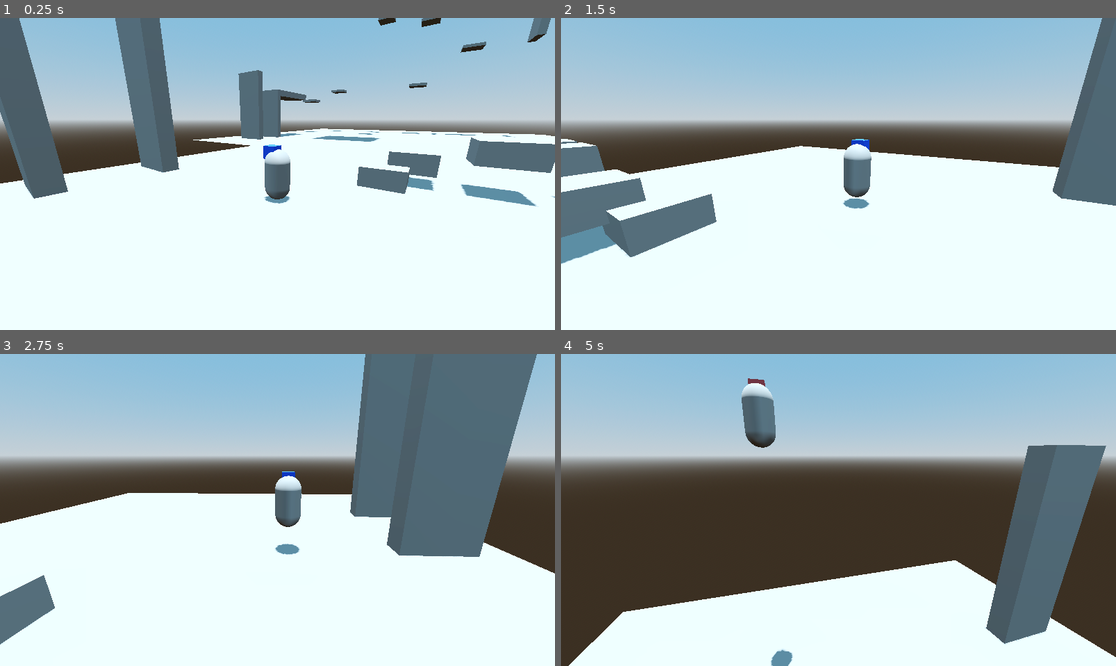
Above: before the commit, frames 1-4 (two rows, left to right).
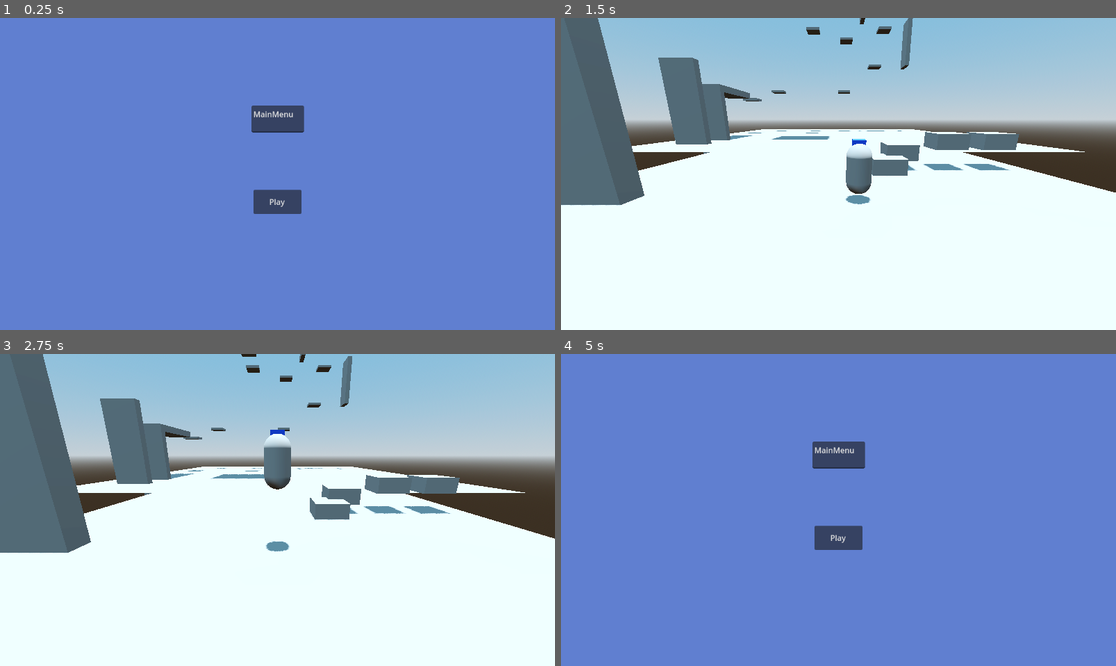
Above: after the commit, the same moments.

Repository: Bro-dep/3dTestGodot
Game: Godot game, scene res://Scenes/MainMenu.tscn
Two runs of this game, one before a commit and one after it. Both use one fixed random seed, a clock stepped at 60 frames per second and the inputs below. Before the commit the project starts from res://Scenes/MainScene.tscn.
Inputs (mouse positions are in pixels of both pictures, inside the frame that each line leads up to):
- Up to frame 1 (0.25 s): no input
- Up to frame 2 (1.5 s): click (838, 202) at 0.5 s, where only the run after the commit has a clickable "Play"; move the mouse to (960, 158) at 1.27 s; hold D (Right) from 1.28 s (still down); hold Space (Jump) from 1.28 s (still down); tap Ctrl (Slam) at 1.35 s
- Up to frame 3 (2.75 s): move the mouse to (166, 525) at 2.02 s; release D (Right) at 2.03 s; release Space (Jump) at 2.03 s; hold Down (ui_down) from 2.03 s (still down); tap Space (Jump) at 2.1, 2.27, 2.57 s; tap Ctrl (Slam) at 2.3 s
- Up to frame 4 (5 s): move the mouse to (894, 441) at 2.77 s; release Down (ui_down) at 2.78 s; hold D (Right) 2.78-3.53 s; hold Space (Jump) 2.78-3.53 s; click (894, 441) at 2.85 s; move the mouse to (810, 572) at 3.52 s; hold W (Forward) 3.53-4.28 s; right-click (810, 572) at 3.6 s; tap Space (Jump) at 3.77, 4.07 s; tap Ctrl (Slam) at 3.8 s; move the mouse to (1005, 556) at 4.27 s; hold A (Left) from 4.28 s (still down); hold Space (Jump) from 4.28 s (still down); tap Shift (Dash) at 4.35 s; tap Escape (Esc, bound only after the commit) at 4.9 s

The runs differ from the first frame. In frame 1, 100% of the frame differs, in the area x 0-100%, y 0-100%; in frame 2, 22%; in frame 3, 34%; in frame 4, 100%.

Commit message:
made main menu and blender char
made main menu, scene manager, and main character char

Diff:
--- a/Godot/Player.gd
+++ b/Godot/Player.gd
@@ -2,7 +2,7 @@
 
 
 const SPEED = 5.0
-const JUMP_VELOCITY = 6
+const JUMP_VELOCITY = 6.0
 
 @onready var dashMesh = $"Dash_Ind"
 @onready var usedDashMesh = $"Dash_IndUsed"
@@ -15,6 +15,9 @@
 
 # Get the gravity from the project settings to be synced with RigidBody nodes.
 var gravity = ProjectSettings.get_setting("physics/3d/default_gravity")
+
+var paused = false
+
 
 
 var dashCooldown = true
@@ -116,7 +119,7 @@
 	#Slam
 	if Input.is_action_just_pressed("Slam") and !is_on_floor():
 			slamJump = true
-			print("Slam Jump is = ",slamJump)
+			#print("Slam Jump is = ",slamJump)
 			velocity.y = move_toward(velocity.y,-30,30)
 
 
@@ -124,7 +127,7 @@
 	# Handle jump.
 	#Slam jump
 	if Input.is_action_just_pressed("Jump") and slamJump and is_on_floor():
-		print("SlamJumped!")
+		#print("SlamJumped!")
 		velocity.y += lerp(velocity.y,5.0,3)
 		jumpTimer.start()
 		slamJump = false
@@ -135,12 +138,13 @@
 		velocity.y = JUMP_VELOCITY/2
 		jumpTimer.start()
 	#hold jump
-	if Input.is_action_pressed("Jump") and canHoldJump and slamTimer.is_stopped():
-
+	elif Input.is_action_pressed("Jump") and canHoldJump and slamTimer.is_stopped() and !jumpTimer.is_stopped():
+		print("HoldJump")
 		velocity.y += lerp(velocity.y,.25,.99)
 	#Wall Jump
 	if Input.is_action_pressed("Jump") and !UsedonWall and is_on_wall():
 		#inital velocity
+		print("WallJump")
 		canMove = false
 		moveLockTimer.start()
 		velocity.y = JUMP_VELOCITY
@@ -152,10 +156,15 @@
 	#wall jump hold
 	if Input.is_action_pressed("Jump") and canWallJump:
 		#lerp based on hold
-		velocity.x += lerp(velocity.x,checkRayCast().x * 5,1)
-		velocity.z += lerp(velocity.z,checkRayCast().z * 5,1)
+		print("WallJumpHold")
+		if wallJumpTimer.wait_time == 0:
+			wallJumpTimer.start()
+		if wallJumpTimer.wait_time > 0:
+			velocity.x += lerp(velocity.x,checkRayCast().x * 5,1)
+			velocity.z += lerp(velocity.z,checkRayCast().z * 5,1)
 	#Double Jump
-	if Input.is_action_just_pressed("Jump") and doubleJump and slamTimer.is_stopped():
+	if Input.is_action_just_pressed("Jump") and doubleJump and slamTimer.is_stopped() and !canWallJump:
+		print("doubleJump")
 		velocity.y = JUMP_VELOCITY
 		doubleJump = false
 	if is_on_floor():
@@ -166,23 +175,27 @@
 
 	move_and_slide()
 
+
+
 #Camera Collisions
 func _on_area_3d_1_body_entered(body):
-	var camRot = Vector3(0,90,0)
-	playerSelf.set_rotation_degrees(camRot)
-
-func _on_area_3d_2_body_entered(body):
+	if body == self:
+		var camRot = Vector3(0,90,0)
+		print_debug("debug")
+		playerSelf.set_rotation_degrees(camRot)
+
+func _on_area_3d_2_body_entered(_body):
 	var camRot = Vector3(0,0,0)
 	playerSelf.set_rotation_degrees(camRot)
 
-func _on_area_3d_body_entered(body):
+func _on_area_3d_body_entered(_body):
 	var camRot = Vector3(0,270,0)
 	playerSelf.set_rotation_degrees(camRot)
 
-func _on_area_3d_3_body_entered(body):
+func _on_area_3d_3_body_entered(_body):
 	var camRot = Vector3(0,0,0)
 	playerSelf.set_rotation_degrees(camRot)
 
-func _on_area_3d_4_body_entered(body):
+func _on_area_3d_4_body_entered(_body):
 	var camRot = Vector3(0,180,0)
 	playerSelf.set_rotation_degrees(camRot)
--- /dev/null
+++ b/Godot/Scenes/MainMenu.tscn
@@ -0,0 +1,53 @@
+[gd_scene load_steps=2 format=3 uid="uid://dg7gqicdbwdkl"]
+
+[ext_resource type="Script" path="res://Scenes/pause_menu.gd" id="1_ls8or"]
+
+[node name="MainMenu" type="Control"]
+layout_mode = 3
+anchors_preset = 15
+anchor_right = 1.0
+anchor_bottom = 1.0
+grow_horizontal = 2
+grow_vertical = 2
+script = ExtResource("1_ls8or")
+
+[node name="ColorRect" type="ColorRect" parent="."]
+layout_mode = 1
+anchors_preset = 15
+anchor_right = 1.0
+anchor_bottom = 1.0
+grow_horizontal = 2
+grow_vertical = 2
+color = Color(0.376471, 0.498039, 0.815686, 1)
+
+[node name="TextEdit" type="TextEdit" parent="."]
+layout_mode = 1
+anchors_preset = 8
+anchor_left = 0.5
+anchor_top = 0.5
+anchor_right = 0.5
+anchor_bottom = 0.5
+offset_left = -54.5
+offset_top = -142.0
+offset_right = 54.5
+offset_bottom = -86.0
+grow_horizontal = 2
+grow_vertical = 2
+text = "MainMenu"
+
+[node name="Button" type="Button" parent="."]
+layout_mode = 1
+anchors_preset = 8
+anchor_left = 0.5
+anchor_top = 0.5
+anchor_right = 0.5
+anchor_bottom = 0.5
+offset_left = -50.0
+offset_top = 33.0
+offset_right = 50.0
+offset_bottom = 83.0
+grow_horizontal = 2
+grow_vertical = 2
+text = "Play"
+
+[connection signal="pressed" from="Button" to="." method="_on_button_pressed"]
--- a/Godot/Scenes/MainScene.tscn
+++ b/Godot/Scenes/MainScene.tscn
@@ -1,6 +1,7 @@
-[gd_scene load_steps=28 format=3 uid="uid://bw8pptkw0tfbh"]
+[gd_scene load_steps=29 format=3 uid="uid://bw8pptkw0tfbh"]
 
 [ext_resource type="PackedScene" uid="uid://clt2howwt3sbi" path="res://Scenes/player_char.tscn" id="1_kydry"]
+[ext_resource type="PackedScene" uid="uid://civwuvxmk5rti" path="res://Scenes/scene_manager.tscn" id="2_rxgyx"]
 
 [sub_resource type="ProceduralSkyMaterial" id="ProceduralSkyMaterial_g1tkc"]
 sky_top_color = Color(0.368627, 0.596078, 0.760784, 1)
@@ -306,6 +307,7 @@
 transform = Transform3D(1, 0, 0, 0, 1, 0, 0, 0, 1, -16.978, 7.15145, -22.2891)
 
 [node name="Area3D1" type="Area3D" parent="Camera Collisions"]
+transform = Transform3D(1, 0, 0, 0, 1, 0, 0, 0, 1, -0.0457153, -3.51386, 0.000778198)
 disable_mode = 1
 
 [node name="CollisionShape3D" type="CollisionShape3D" parent="Camera Collisions/Area3D1"]
@@ -338,6 +340,8 @@
 [node name="CollisionShape3D" type="CollisionShape3D" parent="Camera Collisions/Area3D4"]
 transform = Transform3D(1, 0, 0, 0, 1, 0, 0, 0, 1, -1.83202, 0.340042, 15.905)
 shape = SubResource("BoxShape3D_nxp24")
+
+[node name="Scene Manager" parent="." instance=ExtResource("2_rxgyx")]
 
 [connection signal="body_entered" from="Camera Collisions/Area3D1" to="PlayerChar" method="_on_area_3d_1_body_entered"]
 [connection signal="body_entered" from="Camera Collisions/Area3D2" to="PlayerChar" method="_on_area_3d_2_body_entered"]
--- a/Godot/Scenes/PlayerSpringArm.gd
+++ b/Godot/Scenes/PlayerSpringArm.gd
@@ -6,7 +6,7 @@
 	print(target)
 
 # Called every frame. 'delta' is the elapsed time since the previous frame.
-func _process(delta):
+func _process(_delta):
 	self.position = lerp(self.position,target.position,.035)
 	var rotTarget = Vector3(-15,target.rotation_degrees.y,target.rotation_degrees.z)
 	self.rotation_degrees = lerp(self.rotation_degrees,rotTarget,.035)
--- /dev/null
+++ b/Godot/Scenes/pause_menu.gd
@@ -0,0 +1,14 @@
+extends Control
+
+
+# Called when the node enters the scene tree for the first time.
+func _ready():
+	pass # Replace with function body.
+
+
+# Called every frame. 'delta' is the elapsed time since the previous frame.
+func _process(_delta):
+	pass
+
+func _on_button_pressed():
+	get_tree().change_scene_to_file("res://Scenes/MainScene.tscn")
--- /dev/null
+++ b/Godot/Scenes/scene_manager.gd
@@ -0,0 +1,18 @@
+extends Node3D
+
+@export var Path :String
+
+
+# Called when the node enters the scene tree for the first time.
+func _ready():
+	pass # Replace with function body.
+
+
+# Called every frame. 'delta' is the elapsed time since the previous frame.
+func _process(_delta):
+	#pause menu
+	if Input.is_action_just_pressed("Esc"):
+		get_tree().change_scene_to_file(Path)
+		print("Menu")
+	if Input.is_action_just_pressed("ui_down"):
+		get_tree().reload_current_scene()
--- /dev/null
+++ b/Godot/Scenes/scene_manager.tscn
@@ -0,0 +1,7 @@
+[gd_scene load_steps=2 format=3 uid="uid://civwuvxmk5rti"]
+
+[ext_resource type="Script" path="res://Scenes/scene_manager.gd" id="1_bp3ov"]
+
+[node name="Scene Manager" type="Node3D"]
+script = ExtResource("1_bp3ov")
+Path = "res://Scenes/MainMenu.tscn"
--- a/Godot/project.godot
+++ b/Godot/project.godot
@@ -11,7 +11,7 @@
 [application]
 
 config/name="3DTest"
-run/main_scene="res://Scenes/MainScene.tscn"
+run/main_scene="res://Scenes/MainMenu.tscn"
 config/features=PackedStringArray("4.2", "Forward Plus")
 config/icon="res://icon.svg"
 
@@ -62,6 +62,11 @@
 "events": [Object(InputEventMouseButton,"resource_local_to_scene":false,"resource_name":"","device":-1,"window_id":0,"a …(253 unchanged characters)…
 ]
 }
+Esc={
+"deadzone": 0.5,
+"events": [Object(InputEventKey,"resource_local_to_scene":false,"resource_name":"","device":-1,"window_id":0,"alt_pressed":false,"shift_pressed":false,"ctrl_pressed":false,"meta_pressed":false,"pressed":false,"keycode":0,"physical_keycode":4194305,"key_label":0,"unicode":0,"echo":false,"script":null)
+]
+}
 
 [physics]
 
Not shown, added: Blenders/McChar.blend
Not shown, added: Blenders/McChar.blend1
